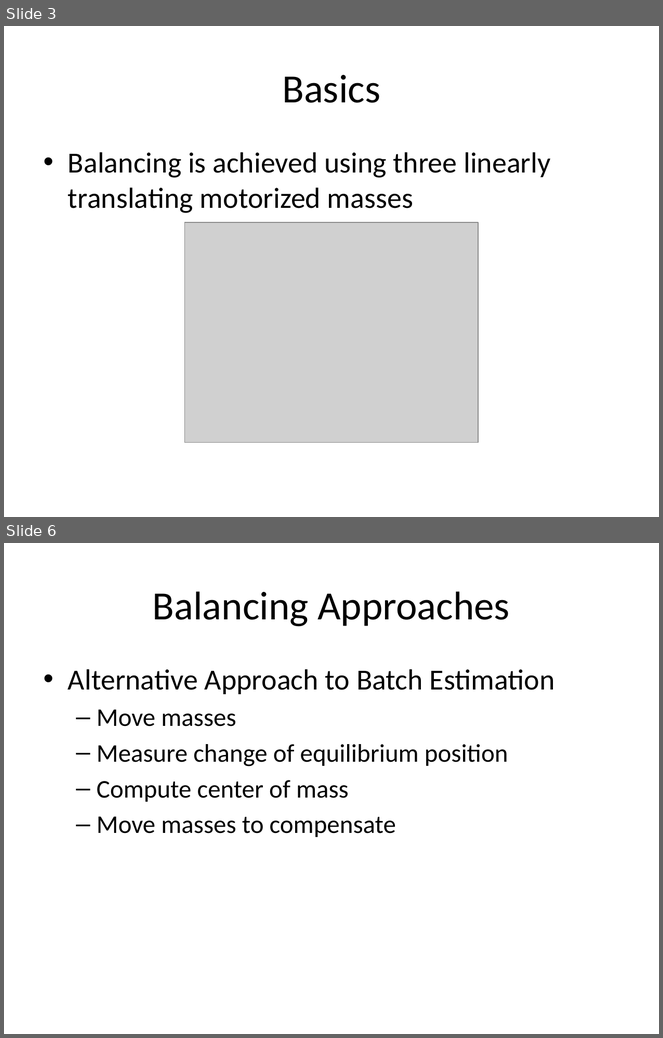
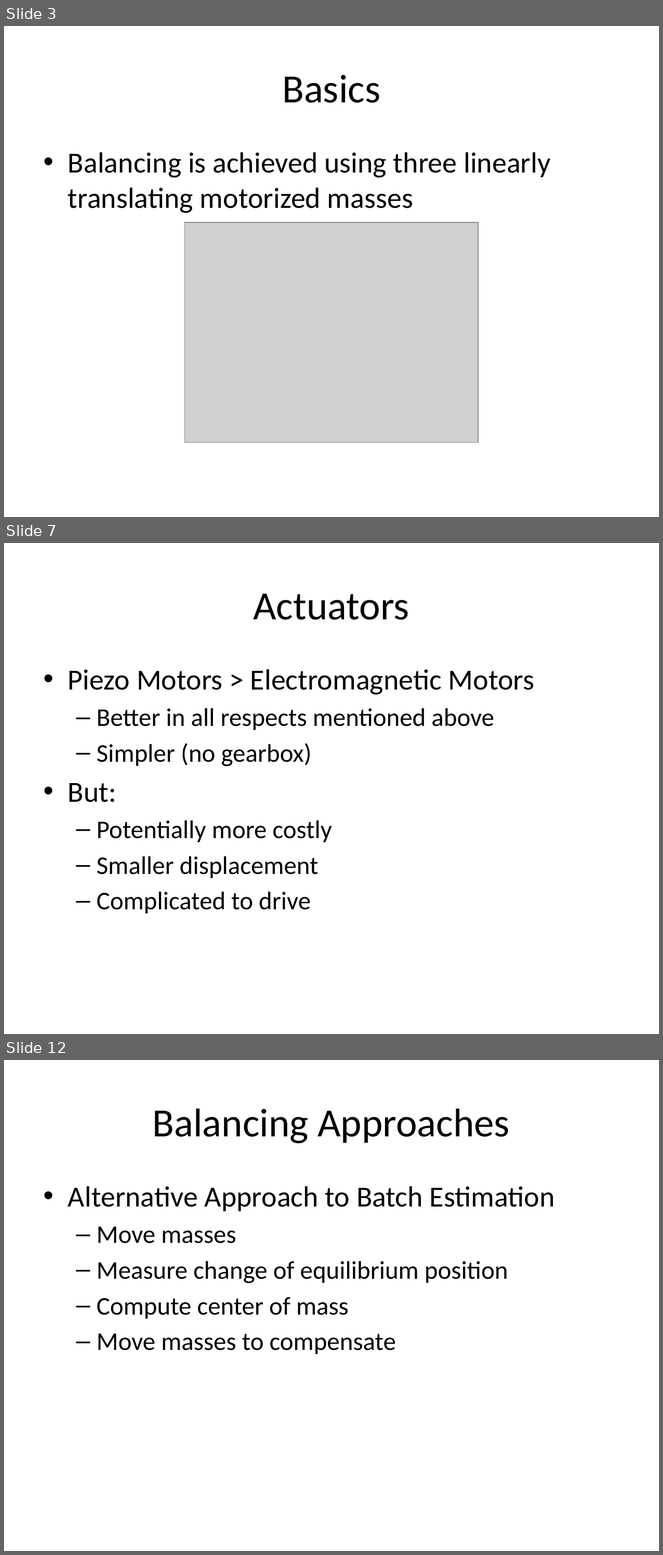
Before and after one commit to drivkin/Autobalance, a slide deck: presentations/balancer pres 1.pptx. Shown one above the other, each under a label of ours: slides 3 and 6 before the commit, slides 3, 7 and 12 after it; the slides between them are not shown. The pictures are 663x1038 and 663x1555 pixels, drawn with LibreOffice and Linux fonts; fonts in the diff are those of the drawing; grey boxes stand for pictures. Boxes give left, top, right and bottom in pixels: in the first picture for what was removed or moved away, otherwise in the second. Text is boxed around its words. In the diff, an @@ line names an element or a change of style, - is before the commit and + after.

```diff
--- a/presentations/balancer pres 1.pptx
+++ b/presentations/balancer pres 1.pptx
@@ slide 7 added at box(4, 543, 659, 1034), background #FFFFFF @@
@@ title added at box(253, 593, 410, 620), 44 pt, text #000000 @@
+Actuators
@@ text added at box(68, 669, 535, 914), 28 pt, text #000000 @@
+• Piezo Motors > Electromagnetic Motors
+  – Better in all respects mentioned above
+  – Simpler (no gearbox)
+• But:
+  – Potentially more costly
+  – Smaller displacement
+  – Complicated to drive
@@ what was slide 6 is now slide 12 @@
```
Also in this commit, not shown: 4 slides changed, 12 other slides added, 1 slide removed, 12 other files.
